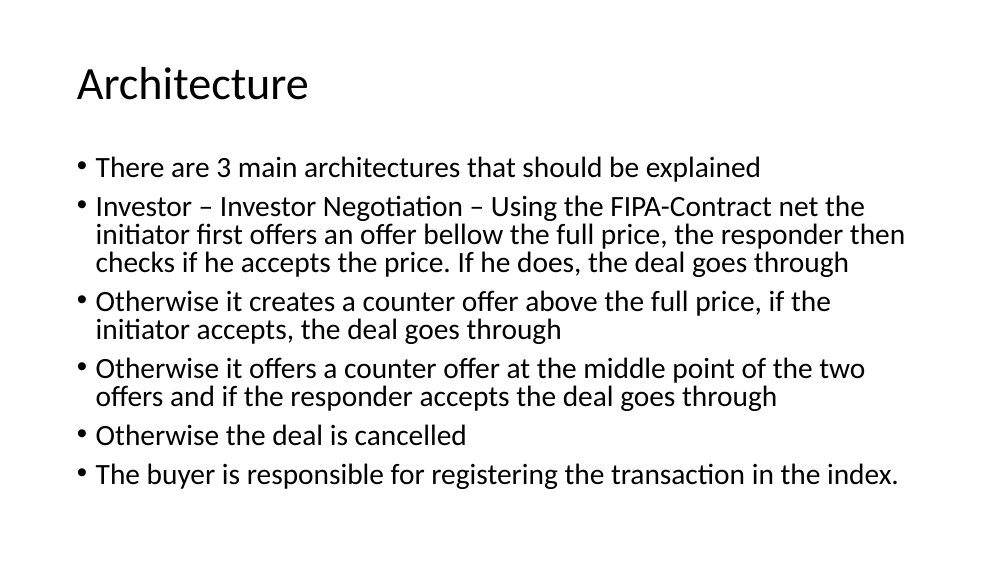
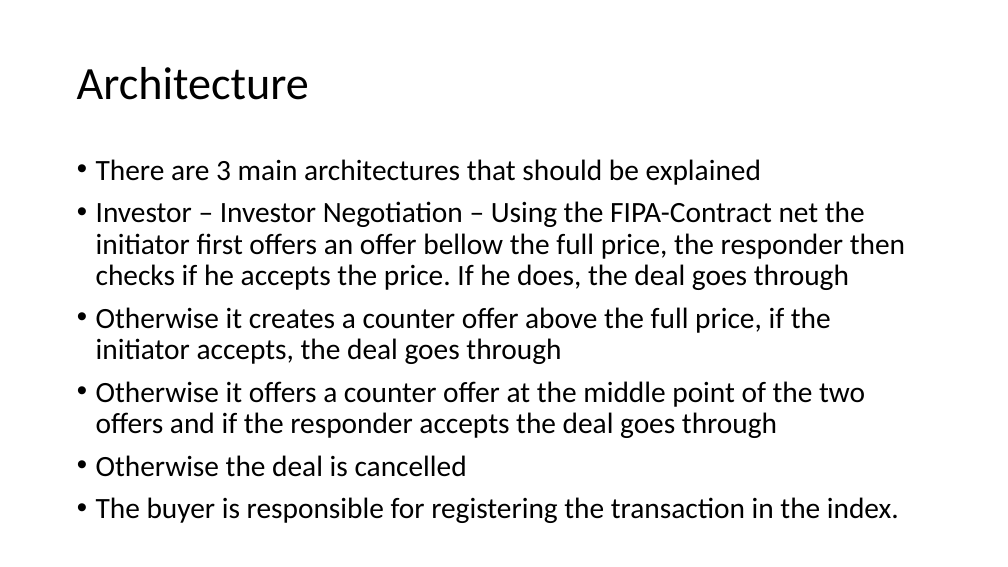
Before and after one commit to Antypurus/AIAD, a slide deck: slide 6 of docs/Presentation1.pptx. Drawn at 1008x567 pixels with LibreOffice and Linux fonts; fonts in the diff are those of the drawing. Boxes give left, top, right and bottom in pixels: in the first picture for what was removed or moved away, otherwise in the second. Text is boxed around its words. In the diff, an @@ line names an element or a change of style, - is before the commit and + after.

```diff
--- a/docs/Presentation1.pptx
+++ b/docs/Presentation1.pptx
@@ text "There are 3 main architectures ..." at (96,159,905,523): line spacing 0.8 to 0.9 @@
```
Also in this commit, not shown: 3 other slides changed.
